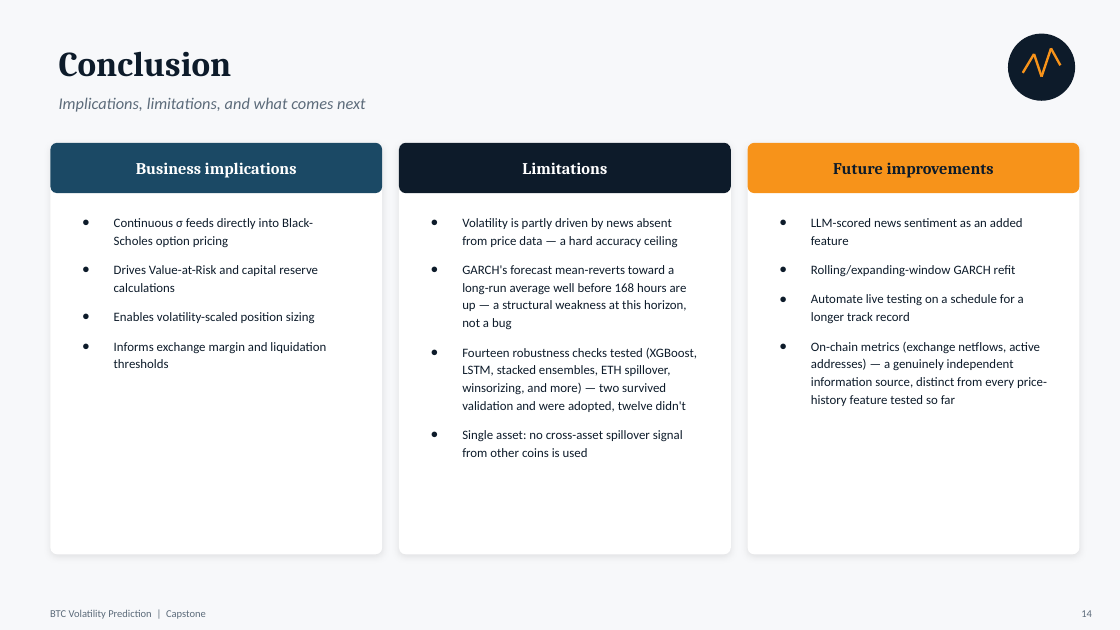
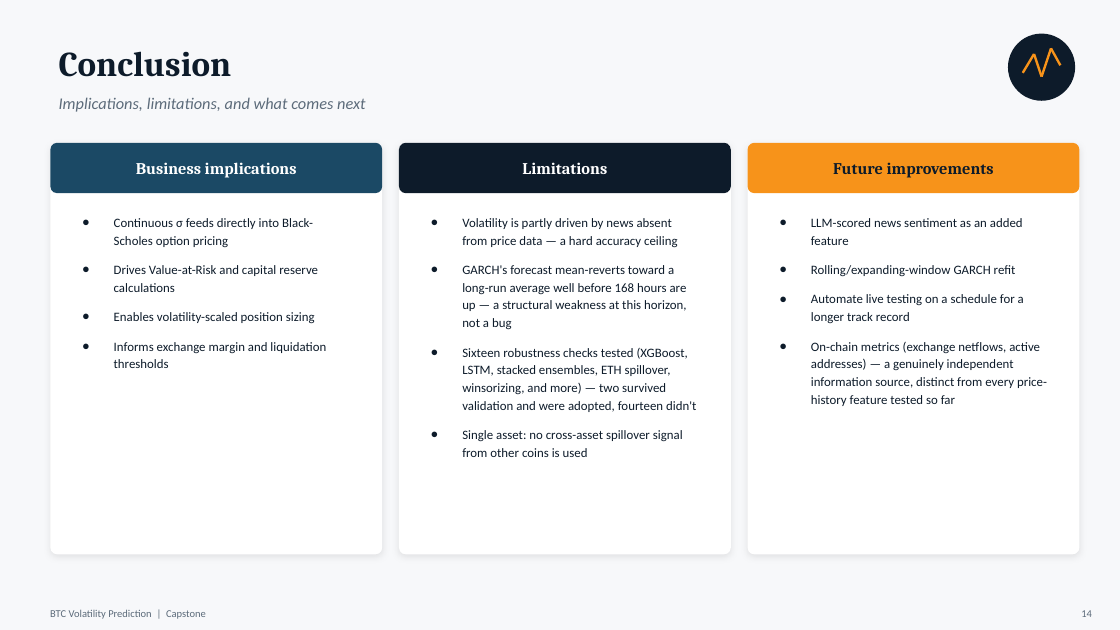
Before and after one commit to mhejairi10/bitcoin-volatility-prediction, a slide deck: slide 14 of presentation/capstone-btc-volatility.pptx. Drawn at 1120x630 pixels with LibreOffice and Linux fonts; fonts in the diff are those of the drawing. Boxes give left, top, right and bottom in pixels: in the first picture for what was removed or moved away, otherwise in the second. Text is boxed around its words. In the diff, an @@ line names an element or a change of style, - is before the commit and + after.

```diff
--- a/presentation/capstone-btc-volatility.pptx
+++ b/presentation/capstone-btc-volatility.pptx
@@ text at bbox=[462, 348, 696, 412]: text changed @@
-● Fourteen robustness checks tested (XGBoost, LSTM, stacked ensembles, ETH spillover, winsorizing, and more) — two survived validation and were adopted, twelve didn't
+● Sixteen robustness checks tested (XGBoost, LSTM, stacked ensembles, ETH spillover, winsorizing, and more) — two survived validation and were adopted, fourteen didn't
```
Also in this commit, not shown: 1 other slide changed, 2 other files.
